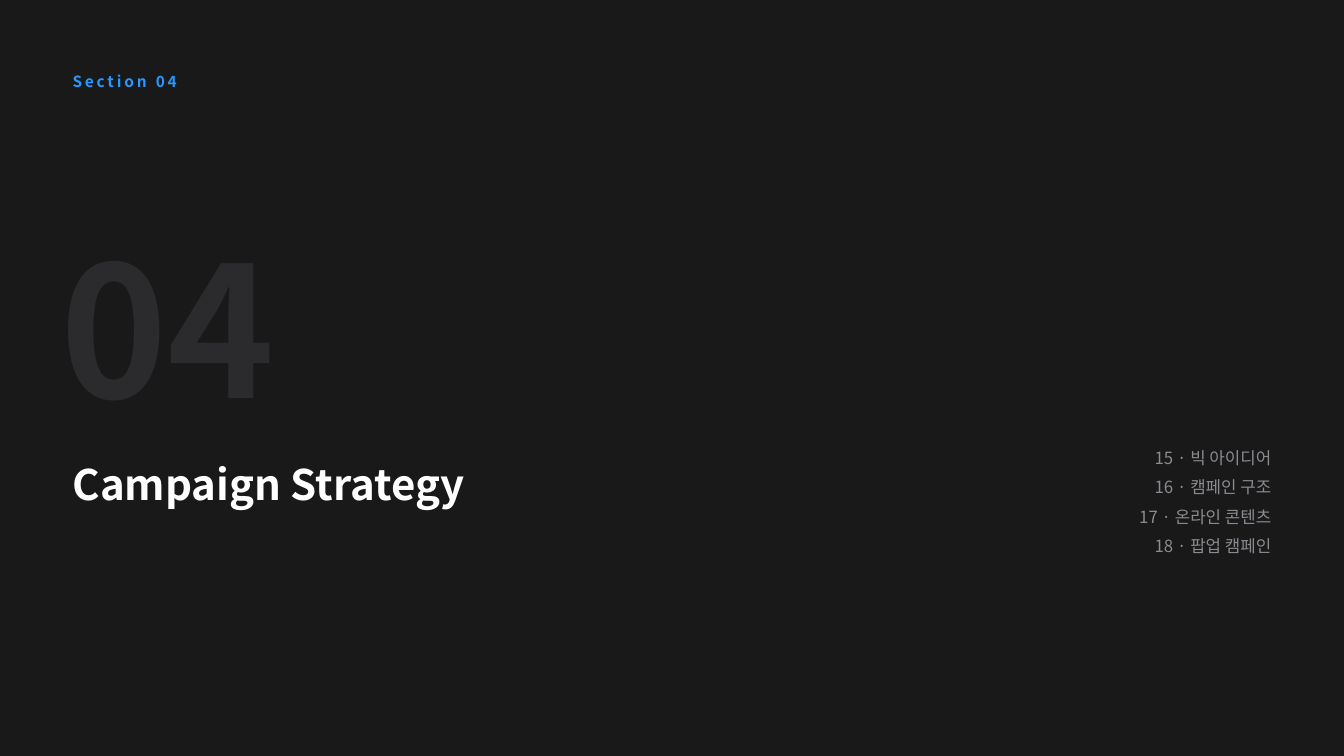
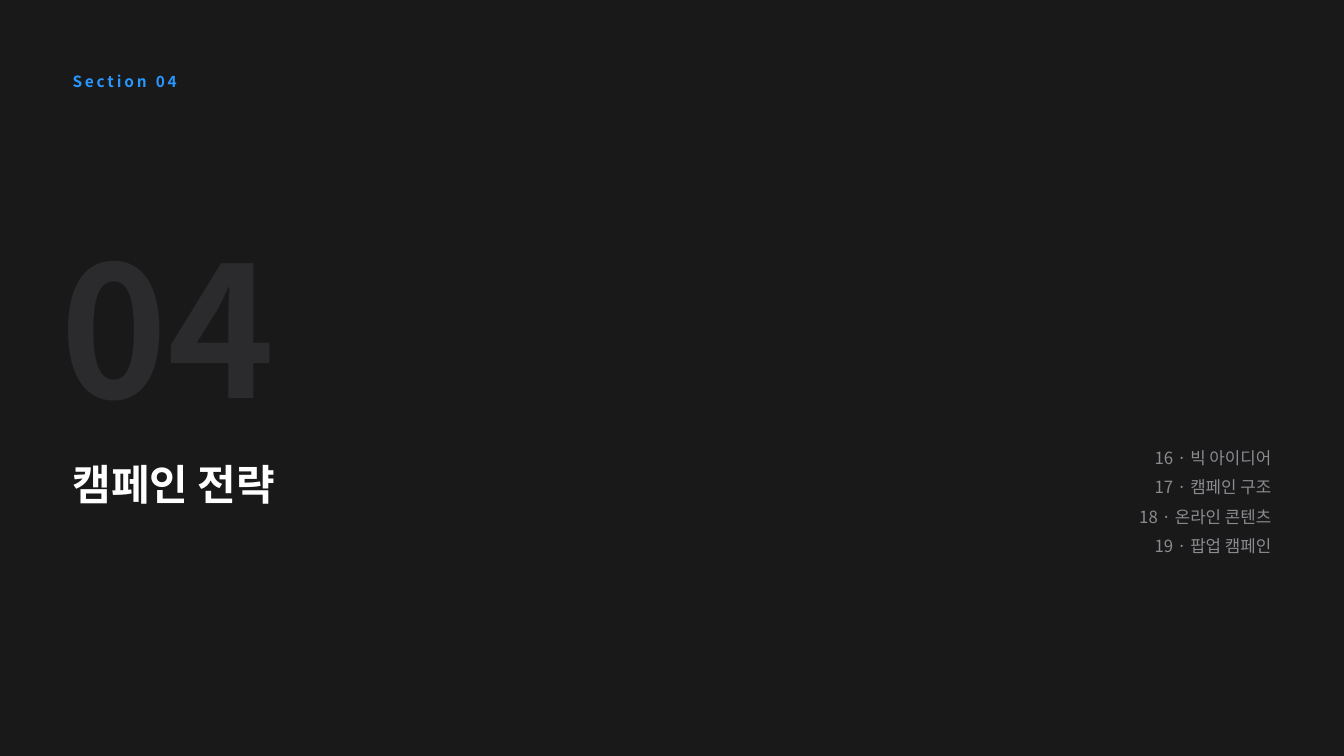
Before and after one commit to PhrenO0/CHAI-AI, a slide deck: slide 20 of 청호나이스-브랜드전략-제안.pptx (slide 19 before the commit). Drawn at 1344x756 pixels with LibreOffice and Linux fonts; fonts in the diff are those of the drawing. Boxes give left, top, right and bottom in pixels: in the first picture for what was removed or moved away, otherwise in the second. Text is boxed around its words. In the diff, an @@ line names an element or a change of style, - is before the commit and + after.

```diff
--- a/청호나이스-브랜드전략-제안.pptx
+++ b/청호나이스-브랜드전략-제안.pptx
@@ text at box(73, 464, 275, 504): text changed @@
-Campaign Strategy
+캠페인 전략
@@ text at box(1139, 450, 1271, 553): text changed @@
-15 · 빅 아이디어
-16 · 캠페인 구조
-17 · 온라인 콘텐츠
-18 · 팝업 캠페인
+16 · 빅 아이디어
+17 · 캠페인 구조
+18 · 온라인 콘텐츠
+19 · 팝업 캠페인
```
Also in this commit, not shown: 21 other slides changed, 1 slide added, 1 other file.
